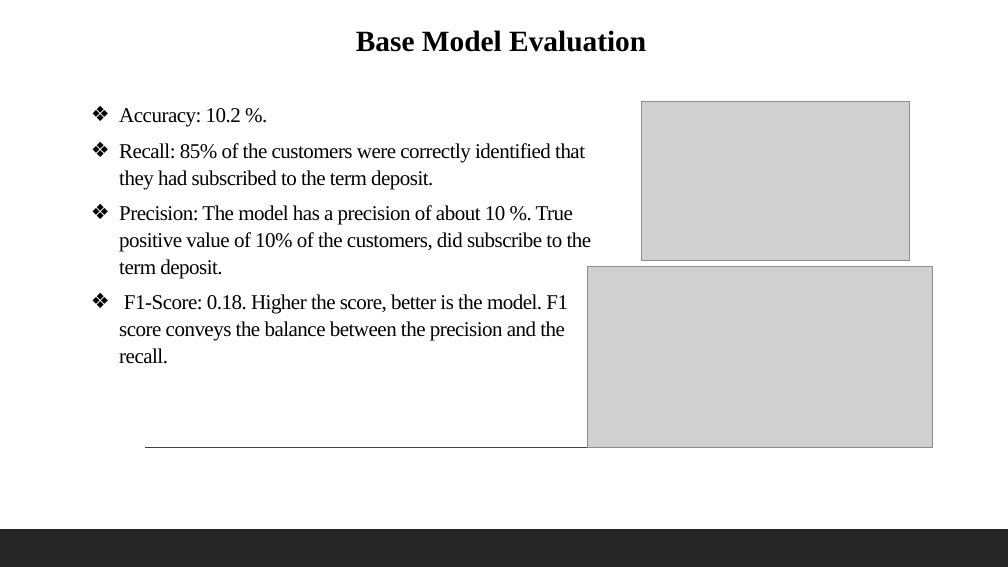
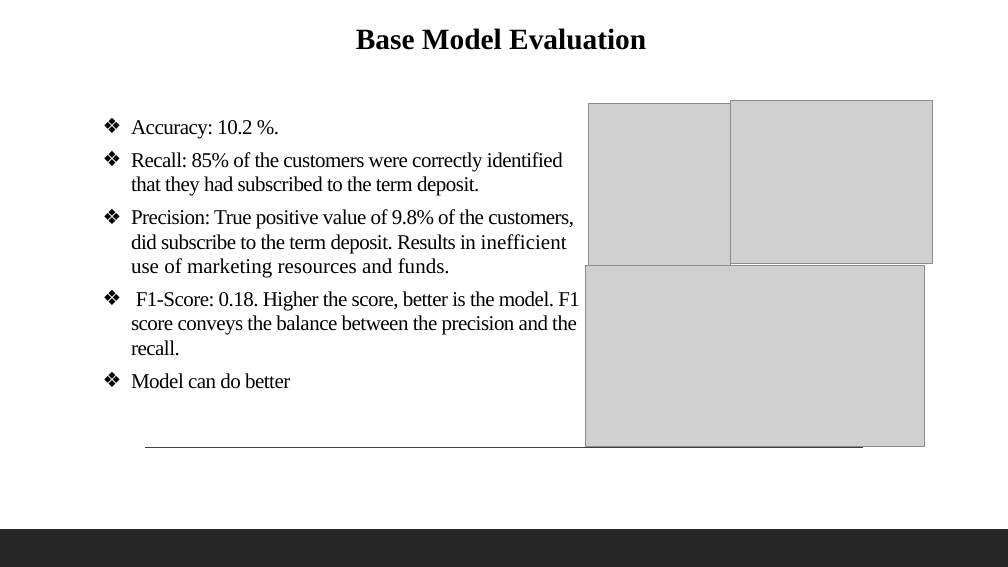
Before and after one commit to AnushaManjunath42/QL_Case_Study, a slide deck: slide 15 of DSA_CaseStudy_Anusha.pptx. Drawn at 1008x567 pixels with LibreOffice and Linux fonts; fonts in the diff are those of the drawing; grey boxes stand for pictures. Boxes give left, top, right and bottom in pixels: in the first picture for what was removed or moved away, otherwise in the second. Text is boxed around its words. In the diff, an @@ line names an element or a change of style, - is before the commit and + after.

```diff
--- a/DSA_CaseStudy_Anusha.pptx
+++ b/DSA_CaseStudy_Anusha.pptx
@@ picture added at (589, 104, 730, 266) @@
@@ picture: place and size @@
-picture at (642, 101, 910, 260)
+picture at (730, 101, 933, 264)
@@ text "Accuracy: 10.2 %.": place and size @@
-text "Accuracy: 10.2 %." at (119, 108, 592, 364)
+text "Accuracy: 10.2 %." at (131, 120, 580, 389)
@@ text at (131, 120, 580, 356): line spacing 1.07 to 0.97 @@
@@ text at (131, 209, 574, 278): text changed @@
-❖ Precision: The model has a precision of about 10 %. True positive value of 10% of the customers, did subscribe to the term deposit.
+❖ Precision: True positive value of 9.8% of the customers, did subscribe to the term deposit. Results in inefficient use of marketing resources and funds.
@@ picture: place and size @@
-picture at (588, 267, 933, 448)
+picture at (586, 265, 926, 447)
@@ text at (131, 373, 290, 389): paragraph added @@
+❖ Model can do better
```
Also in this commit, not shown: 11 other slides changed, 1 slide added, 1 slide removed.
